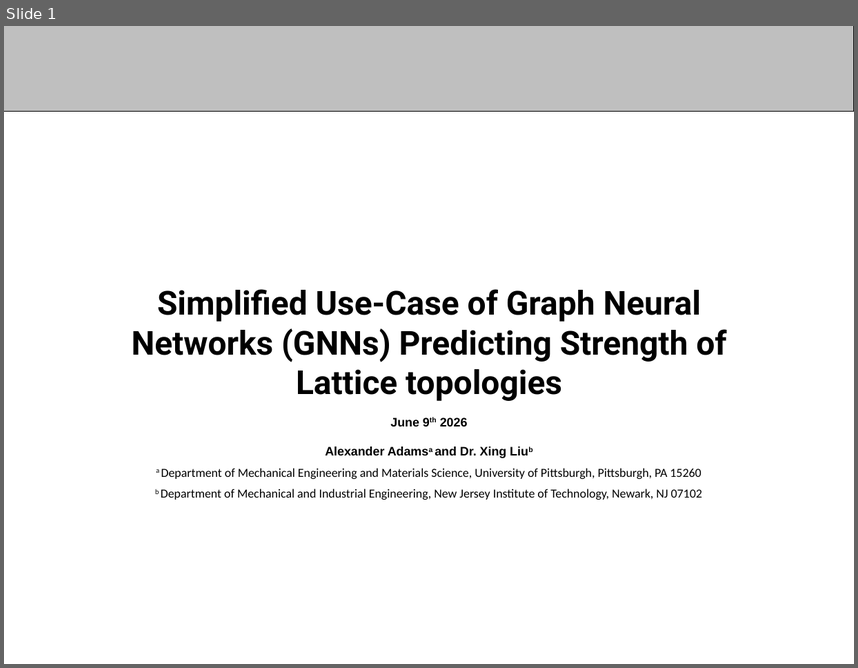
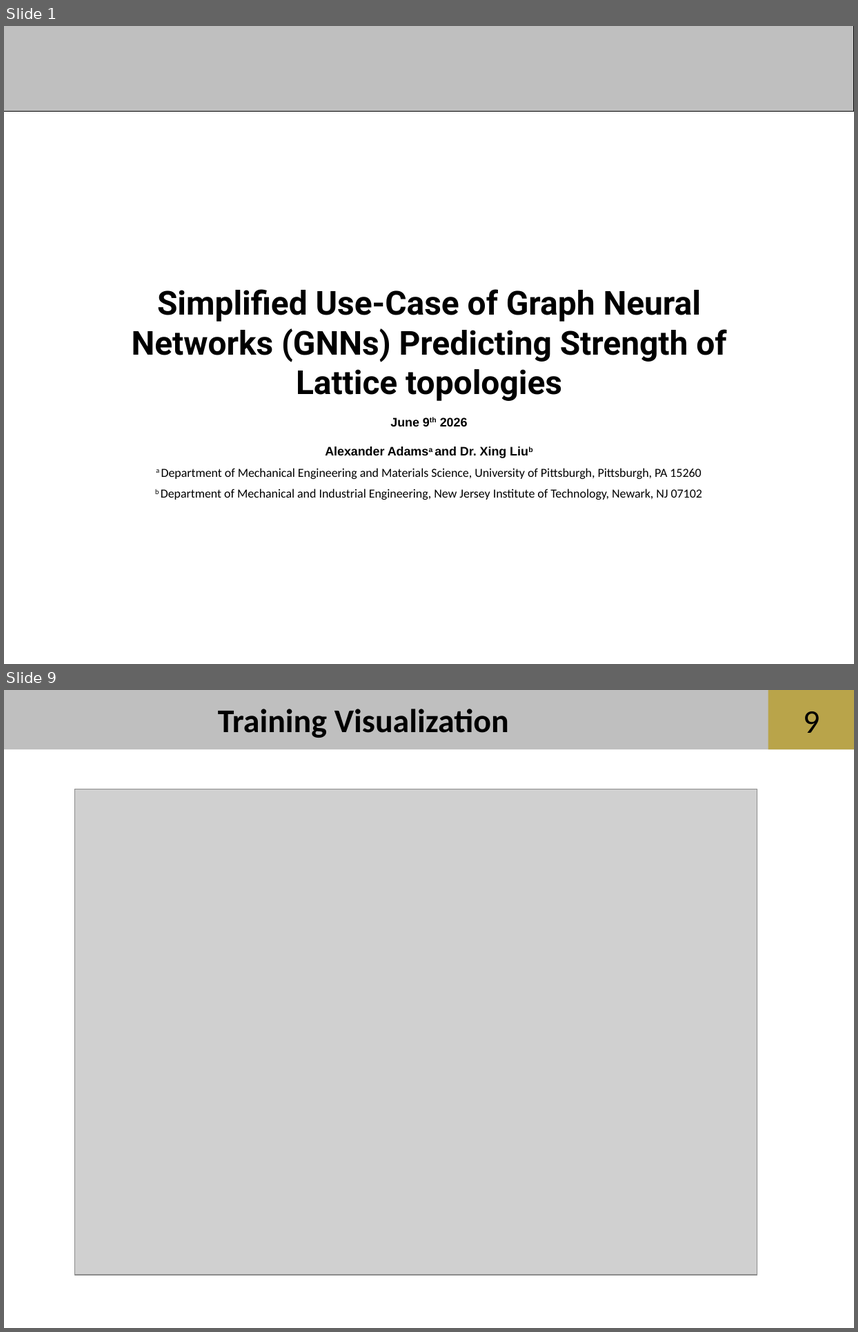
Before and after one commit to aadams2006/NSF-REU-Summer-26, a slide deck: powerpoints/6-2 REU - Copy.pptx. Shown one above the other, each under a label of ours: slide 1 before the commit, slides 1 and 9 after it; the slides between them are not shown. The pictures are 858x668 and 858x1332 pixels, drawn with LibreOffice and Linux fonts; fonts in the diff are those of the drawing; grey boxes stand for pictures; background and template pictures are left out. Boxes give left, top, right and bottom in pixels: in the first picture for what was removed or moved away, otherwise in the second. Text is boxed around its words. In the diff, an @@ line names an element or a change of style, - is before the commit and + after.

```diff
--- a/powerpoints/6-2 REU - Copy.pptx
+++ b/powerpoints/6-2 REU - Copy.pptx
@@ slide 9 added at (4,690,854,1328), background #FFFFFF; not listed: 2 template elements that a slide beside it also shows @@
@@ text added at (218,709,509,738), 28 pt, text #000000, bold @@
+Training Visualization
@@ page number added at (803,711,820,733), 28 pt, text #000000 @@
+9
@@ picture added at (74,789,757,1275) @@
```
Also in this commit, not shown: 11 other slides added, 4 slides removed.
